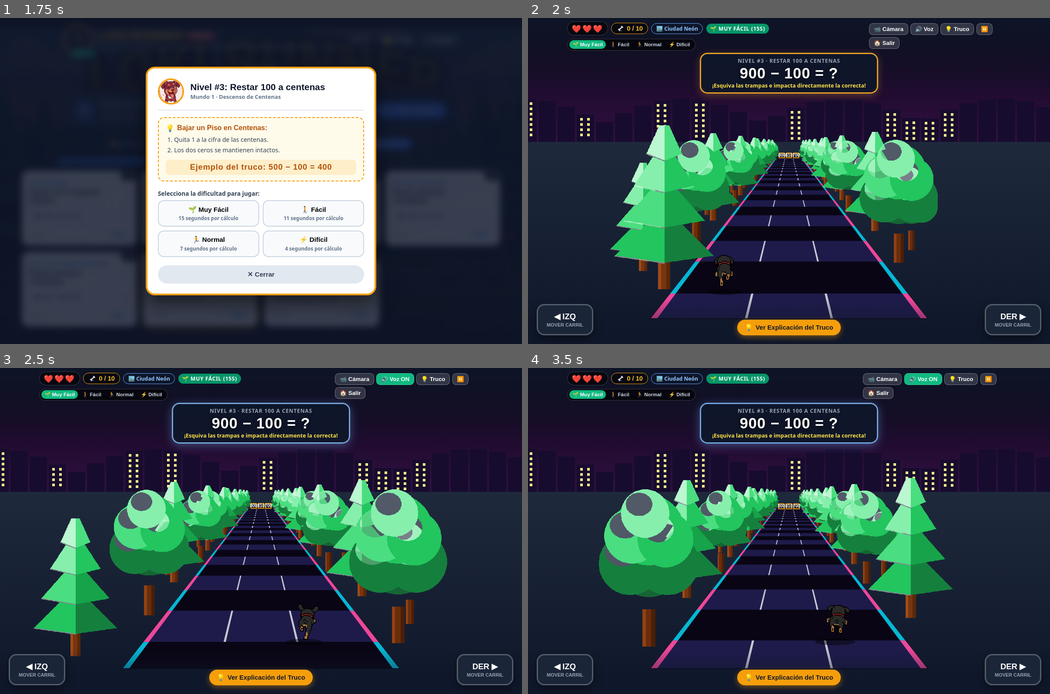
Above: before the commit, frames 1-4 (two rows, left to right).
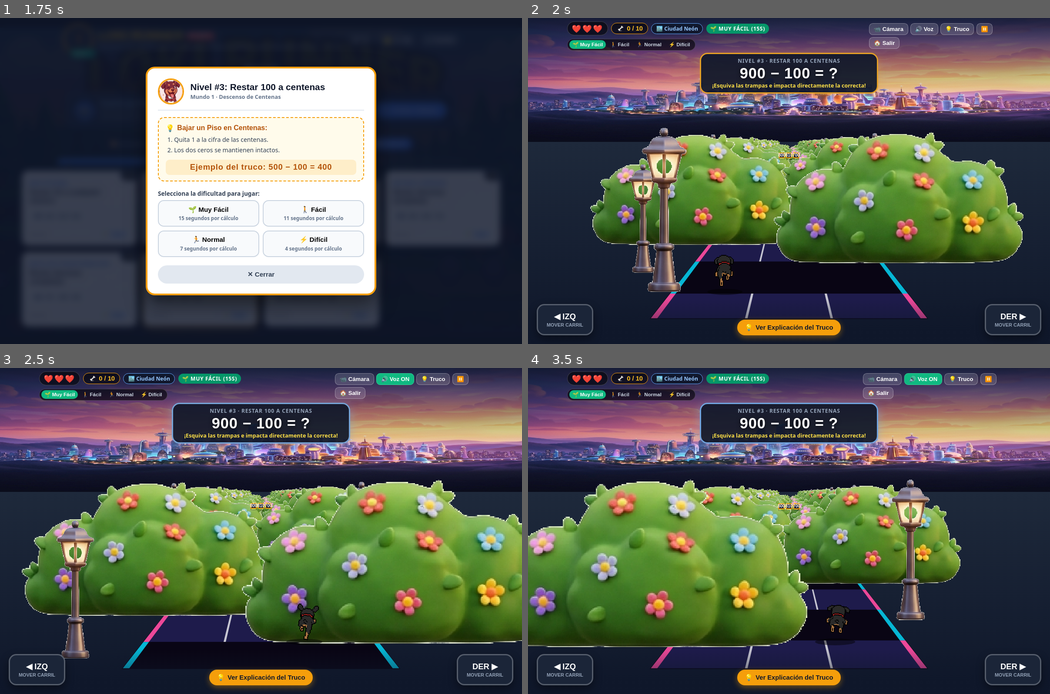
Above: after the commit, the same moments.

Repository: Pualpls/juegos-interactivos
Game: browser game, page permanentes/minijuegos/loki_runner_calculo_mental/index.html
The game is run twice, just before and just after one commit, with the same random seed, the same clock (stepped at 60 frames per second) and the same inputs. When the page shows a pop-up message, it is drawn as a white box for half a second while everything else waits; a line starting with > is the answer the replay typed.
Inputs (mouse positions are in pixels of both pictures, inside the frame that each line leads up to):
- Up to frame 1 (1.75 s): click (261, 249) at 0.27 s; hold D 1.03-1.53 s; click (323, 207) at 1.27 s; tap Space at 1.52 s; hold A from 1.58 s (still down)
- Up to frame 2 (2 s): keep holding A; click "🌱 Muy Fácil 15 segundos por c…" at 1.77 s
- Up to frame 3 (2.5 s): click "🔊 Voz" at 2.02 s; release A at 2.15 s; hold D from 2.2 s (still down); tap Enter at 2.27 s
- Up to frame 4 (3.5 s): click "📹 Cámara" at 2.77 s; release D at 2.87 s; hold A 2.92-3.35 s; right-click (762, 547) at 3.33 s; hold D from 3.4 s (still down)

Frame 1 is identical in both runs. In frame 2, 52% of the frame differs, in the area x 0-100%, y 0-84%; in frame 3, 63%, in the area x 0-100%, y 0-90%; in frame 4, 57%.

Commit message:
Actualizacion automatica de juegos (2026-11-08 11:39)

Diff:
--- a/permanentes/minijuegos/loki_runner_calculo_mental/index.html
+++ b/permanentes/minijuegos/loki_runner_calculo_mental/index.html
@@ -1590,8 +1590,8 @@
         roadDark: '#0369a1',
         curb1: '#f43f5e',
         curb2: '#ffffff',
-        treeA: 'encino',
-        treeB: 'encino'
+        treeA: 'palmera',
+        treeB: 'palmera'
       },
       {
         id: 'ciudad',
@@ -1605,8 +1605,8 @@
         roadDark: '#090514',
         curb1: '#ec4899',
         curb2: '#06b6d4',
-        treeA: 'pino',
-        treeB: 'encino'
+        treeA: 'poste',
+        treeB: 'arbusto'
       },
       {
         id: 'granja',
@@ -1620,8 +1620,8 @@
         roadDark: '#3c3836',
         curb1: '#ffffff',
         curb2: '#b45309',
-        treeA: 'encino',
-        treeB: 'pino'
+        treeA: 'manzano',
+        treeB: 'encino'
       },
       {
         id: 'campo',
@@ -1635,8 +1635,8 @@
         roadDark: '#3f3f46',
         curb1: '#f59e0b',
         curb2: '#ffffff',
-        treeA: 'encino',
-        treeB: 'pino'
+        treeA: 'arbusto',
+        treeB: 'cactus'
       }
     ];
 
@@ -2569,7 +2569,17 @@
       trophy: new Image(),
       pino: new Image(),
       encino: new Image(),
+      palmera: new Image(),
+      manzano: new Image(),
+      poste: new Image(),
+      arbusto: new Image(),
+      cactus: new Image(),
       fondoHorizonte: new Image(),
+      fondoBosque: new Image(),
+      fondoPlaya: new Image(),
+      fondoCiudad: new Image(),
+      fondoGranja: new Image(),
+      fondoCampo: new Image(),
       banner: new Image(),
       lokiSprint: []
     };
@@ -2580,7 +2590,17 @@
     IMAGES.trophy.src = 'recursos/trofeo_transparente.png';
     IMAGES.pino.src = 'recursos/arbol_pino_3d.png';
     IMAGES.encino.src = 'recursos/arbol_encino_3d.png';
+    IMAGES.palmera.src = 'recursos/arbol_palmera_3d.png';
+    IMAGES.manzano.src = 'recursos/arbol_manzano_3d.png';
+    IMAGES.poste.src = 'recursos/poste_luz_3d.png';
+    IMAGES.arbusto.src = 'recursos/arbusto_flores_3d.png';
+    IMAGES.cactus.src = 'recursos/cactus_campo_3d.png';
     IMAGES.fondoHorizonte.src = 'recursos/fondo_horizonte_3d.png';
+    IMAGES.fondoBosque.src = 'recursos/fondo_bosque_3d.png';
+    IMAGES.fondoPlaya.src = 'recursos/fondo_playa_3d.png';
+    IMAGES.fondoCiudad.src = 'recursos/fondo_ciudad_3d.png';
+    IMAGES.fondoGranja.src = 'recursos/fondo_granja_3d.png';
+    IMAGES.fondoCampo.src = 'recursos/fondo_campo_3d.png';
     IMAGES.banner.src = 'recursos/loki_banner_principal.png';
 
     // 8 Fotogramas del ciclo de sprint de espaldas (64x64 pixel art)
@@ -3080,9 +3100,30 @@
 
       ctx.clearRect(0, 0, W, H);
 
-      // 1. CIELO Y HORIZONTE PANORÁMICO SEGÚN TEMA (8-BIT / ASSET)
-      if (theme.id === 'bosque' && IMAGES.fondoHorizonte && IMAGES.fondoHorizonte.complete && IMAGES.fondoHorizonte.naturalWidth > 0) {
-        const bgImg = IMAGES.fondoHorizonte;
+      // 1. CIELO Y HORIZONTE PANORÁMICO 3D PIXAR SEGÚN TEMA
+      let bgImg = null;
+      if (theme.id === 'bosque') {
+        bgImg = (IMAGES.fondoBosque && IMAGES.fondoBosque.complete && IMAGES.fondoBosque.naturalWidth > 0)
+                ? IMAGES.fondoBosque : IMAGES.fondoHorizonte;
+      } else if (theme.id === 'playa') {
+        bgImg = (IMAGES.fondoPlaya && IMAGES.fondoPlaya.complete && IMAGES.fondoPlaya.naturalWidth > 0)
+                ? IMAGES.fondoPlaya : IMAGES.fondoHorizonte;
+      } else if (theme.id === 'ciudad') {
+        bgImg = (IMAGES.fondoCiudad && IMAGES.fondoCiudad.complete && IMAGES.fondoCiudad.naturalWidth > 0)
+                ? IMAGES.fondoCiudad : IMAGES.fondoHorizonte;
+      } else if (theme.id === 'granja') {
+        bgImg = (IMAGES.fondoGranja && IMAGES.fondoGranja.complete && IMAGES.fondoGranja.naturalWidth > 0)
+                ? IMAGES.fondoGranja : IMAGES.fondoHorizonte;
+      } else if (theme.id === 'campo') {
+        bgImg = (IMAGES.fondoCampo && IMAGES.fondoCampo.complete && IMAGES.fondoCampo.naturalWidth > 0)
+                ? IMAGES.fondoCampo : IMAGES.fondoHorizonte;
+      }
+
+      if (!bgImg || !bgImg.complete || bgImg.naturalWidth === 0) {
+        bgImg = IMAGES.fondoHorizonte;
+      }
+
+      if (bgImg && bgImg.complete && bgImg.naturalWidth > 0) {
         const bgW = W * 1.25;
         const bgH = horizon * 1.15;
         const parallaxX = (W * 0.5) - (bgW * 0.5) - (player.worldX * 0.08);
@@ -3095,51 +3136,6 @@
         skyGrad.addColorStop(1, theme.skyBottom);
         ctx.fillStyle = skyGrad;
         ctx.fillRect(0, 0, W, horizon);
-
-        // Horizonte procedural 8-bit característico del tema
-        const parallaxX = -player.worldX * 0.12;
-        if (theme.id === 'playa') {
-          ctx.fillStyle = '#0284c7';
-          ctx.fillRect(0, horizon - 30, W, 30);
-          ctx.fillStyle = '#38bdf8';
-          for (let x = -30; x < W + 30; x += 32) {
-            const waveY = horizon - 16 + (Math.floor(Math.sin((x + parallaxX * 2) * 0.06) * 2) * 4);
-            ctx.fillRect(x, waveY, 18, 4);
-          }
-          ctx.fillStyle = '#fef08a';
-          ctx.fillRect(W * 0.75, horizon * 0.35, 36, 36);
-        } else if (theme.id === 'ciudad') {
-          ctx.fillStyle = '#170c2e';
-          for (let x = -20; x < W + 40; x += 44) {
-            const bH = 45 + ((Math.abs(Math.sin((x + 80) * 0.08)) * 55) | 0);
-            ctx.fillRect(x, horizon - bH, 40, bH + 10);
-            ctx.fillStyle = '#fef08a';
-            for (let wy = horizon - bH + 8; wy < horizon - 8; wy += 12) {
-              if ((x + wy) % 3 === 0) {
-                ctx.fillRect(x + 8, wy, 6, 6);
-                ctx.fillRect(x + 24, wy, 6, 6);
-              }
-            }
-            ctx.fillStyle = '#170c2e';
-          }
-        } else if (theme.id === 'granja') {
-          ctx.fillStyle = '#7c2d12';
-          for (let x = -20; x < W + 20; x += 20) {
-            const fH = 25 + Math.sin((x + parallaxX) * 0.008) * 18;
-            ctx.fillRect(x, horizon - Math.floor(fH / 6) * 6, 20, Math.floor(fH / 6) * 6 + 10);
-          }
-          const millX = ((W * 0.72 + parallaxX * 0.4) % W + W) % W;
-          ctx.fillStyle = '#431407';
-          ctx.fillRect(millX - 10, horizon - 44, 20, 44);
-          ctx.fillRect(millX - 20, horizon - 36, 40, 4);
-          ctx.fillRect(millX - 2, horizon - 54, 4, 40);
-        } else {
-          ctx.fillStyle = '#1e293b';
-          for (let x = -40; x < W + 40; x += 16) {
-            const hMtn = 35 + Math.sin((x + parallaxX) * 0.012) * 25 + Math.cos((x + parallaxX) * 0.025) * 15;
-            ctx.fillRect(x, horizon - Math.floor(hMtn / 8) * 8, 16, Math.floor(hMtn / 8) * 8 + 10);
-          }
-        }
       }
 
       // 2. TERRENO LATERAL (CÉSPED, ARENA O BANQUETA SEGÚN TEMA)
@@ -3240,18 +3236,29 @@
         }
       }
 
-      // 6. ÁRBOLES Y VEGETACIÓN INDIVIDUALES
+      // 6. ÁRBOLES Y VEGETACIÓN INDIVIDUALES (3D PIXAR EN ALTA DEFINICIÓN)
       const sortedTrees = [...individualTrees].sort((a, b) => b.z - a.z);
       sortedTrees.forEach(t => {
         const pt = project3D(t.x * WORLD.laneWidth, t.z);
         if (pt.scale > 0) {
-          const imgTree = (t.type === 'pino' && IMAGES.pino.complete) ? IMAGES.pino :
-                          (IMAGES.encino.complete ? IMAGES.encino : null);
-
-          if (imgTree) {
+          let imgTree = null;
+          if (t.type === 'pino') imgTree = IMAGES.pino;
+          else if (t.type === 'encino') imgTree = IMAGES.encino;
+          else if (t.type === 'palmera') imgTree = IMAGES.palmera;
+          else if (t.type === 'manzano') imgTree = IMAGES.manzano;
+          else if (t.type === 'poste') imgTree = IMAGES.poste;
+          else if (t.type === 'arbusto') imgTree = IMAGES.arbusto;
+          else if (t.type === 'cactus') imgTree = IMAGES.cactus;
+
+          if (!imgTree || !imgTree.complete || imgTree.naturalWidth === 0) {
+            imgTree = (IMAGES.pino && IMAGES.pino.complete) ? IMAGES.pino : IMAGES.encino;
+          }
+
+          if (imgTree && imgTree.complete && imgTree.naturalWidth > 0) {
             const scaleMod = t.isFar ? 0.75 : 1.0;
-            const treeW = 320 * pt.scale * scaleMod;
+            const aspect = imgTree.naturalWidth / imgTree.naturalHeight;
             const treeH = 480 * pt.scale * scaleMod;
+            const treeW = treeH * aspect;
             ctx.drawImage(imgTree, pt.x - treeW * 0.5, pt.y - treeH * 0.95, treeW, treeH);
           }
         }
Binary file changed: permanentes/minijuegos/loki_runner_calculo_mental/recursos/arbol_encino_3d.png
Binary file added: permanentes/minijuegos/loki_runner_calculo_mental/recursos/arbol_manzano_3d.png
Binary file added: permanentes/minijuegos/loki_runner_calculo_mental/recursos/arbol_palmera_3d.png
Binary file changed: permanentes/minijuegos/loki_runner_calculo_mental/recursos/arbol_pino_3d.png
Binary file added: permanentes/minijuegos/loki_runner_calculo_mental/recursos/arbusto_flores_3d.png
Binary file added: permanentes/minijuegos/loki_runner_calculo_mental/recursos/arco_valla_3d.png
Binary file added: permanentes/minijuegos/loki_runner_calculo_mental/recursos/cactus_campo_3d.png
Binary file added: permanentes/minijuegos/loki_runner_calculo_mental/recursos/fondo_bosque_3d.png
Binary file added: permanentes/minijuegos/loki_runner_calculo_mental/recursos/fondo_campo_3d.png
Binary file added: permanentes/minijuegos/loki_runner_calculo_mental/recursos/fondo_ciudad_3d.png
Binary file added: permanentes/minijuegos/loki_runner_calculo_mental/recursos/fondo_granja_3d.png
Binary file changed: permanentes/minijuegos/loki_runner_calculo_mental/recursos/fondo_horizonte_3d.png
(and 4 more such lines)
